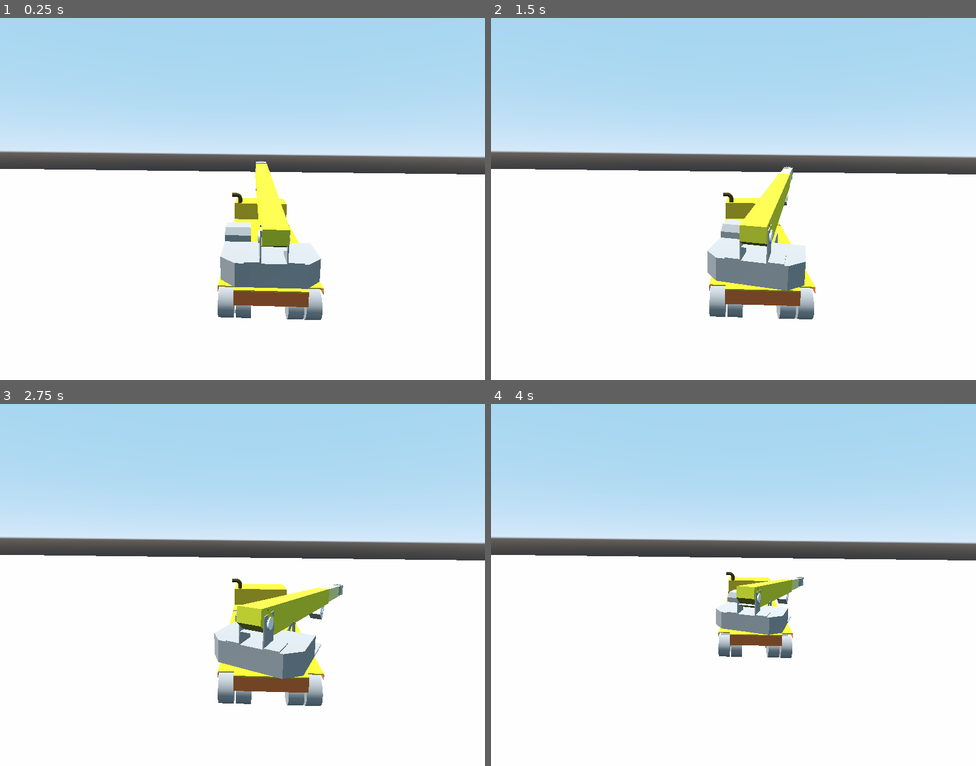
Above: before the commit, frames 1-4 (two rows, left to right).
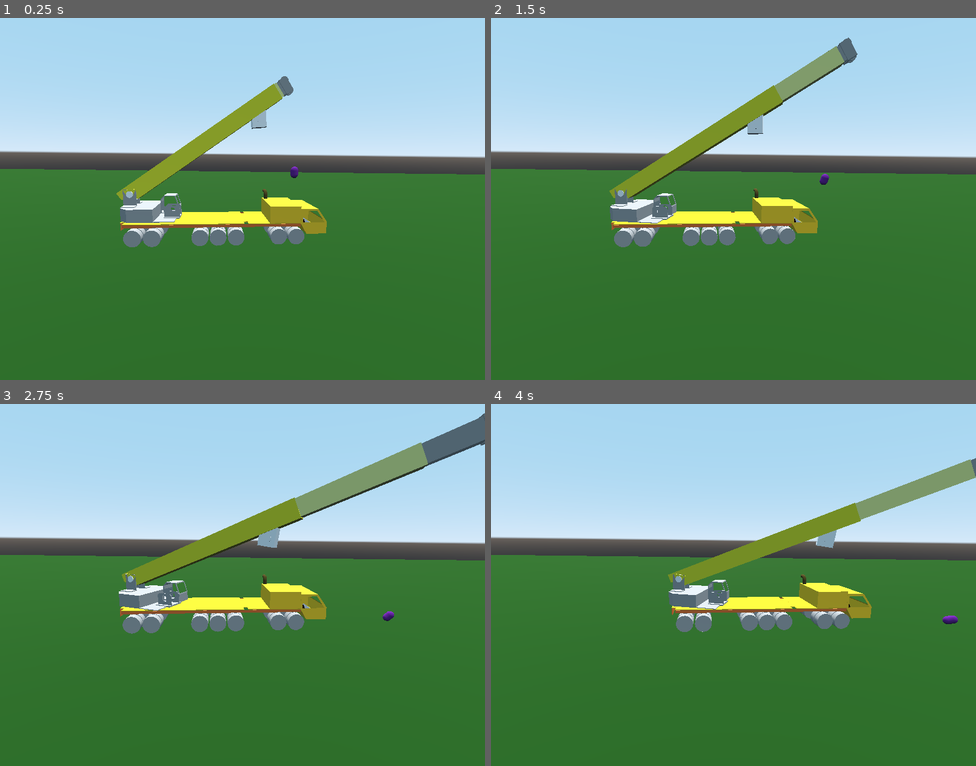
Above: after the commit, the same moments.

Repository: wonbinbk/godot_PEPM
Game: Godot game, scene res://main_scene.tscn
Same seed, same stepped clock (60 frames per second), same inputs: the game is played once before the commit and once after it.
Inputs:
- Up to frame 1 (0.25 s): no input
- Up to frame 2 (1.5 s): hold Right (boom_right) 0.53-1.28 s; hold Page Up (boom_extend) 0.53-1.28 s; hold Down (boom_down) from 1.28 s (still down); tap Page Down (boom_retract) at 1.35 s
- Up to frame 3 (2.75 s): release Down (boom_down) at 2.03 s; hold Right (boom_right) from 2.03 s (still down); hold Page Up (boom_extend) from 2.03 s (still down)
- Up to frame 4 (4 s): release Right (boom_right) at 2.78 s; release Page Up (boom_extend) at 2.78 s; hold W (accelerate) 2.78-3.53 s; tap Page Down (boom_retract) at 2.85 s; hold Left (boom_left) from 3.53 s (still down); hold Page Up (boom_extend) from 3.53 s (still down)

The runs differ from the first frame. In frame 1, 59% of the frame differs, in the area x 0-100%, y 16-100%; in frame 2, 60%; in frame 3, 61%, in the area x 0-100%, y 2-100%; in frame 4, 60%.

Commit message:
still can not figure how the hook could work

Diff:
--- /dev/null
+++ b/PinJoints.tscn
@@ -0,0 +1,240 @@
+[gd_scene load_steps=20 format=2]
+
+[sub_resource type="GDScript" id=1]
+script/source = "extends Spatial
+
+onready var left = $\"PinJointBody3\"
+onready var right = $\"ConeTwistJointBody3\"
+func _ready():
+	pass
+
+func _input(event):
+	if event.is_action_pressed(\"ui_accept\"):
+		var kickDir1=left.get_node(\"KickDirection\")
+
+		left.apply_impulse(kickDir1.global_transform.origin - left.global_transform.origin, \\
+									kickDir1.global_transform.basis.y * 6.0)
+
+		var kickDir2=right.get_node(\"KickDirection\")
+
+		right.apply_impulse(kickDir2.global_transform.origin-right.global_transform.origin, \\
+									kickDir2.global_transform.basis.y * 6.0)
+"
+
+[sub_resource type="SpatialMaterial" id=2]
+albedo_color = Color( 0.0431373, 0.580392, 0.0117647, 1 )
+
+[sub_resource type="CubeMesh" id=3]
+material = SubResource( 2 )
+size = Vector3( 4, 0.5, 0.5 )
+
+[sub_resource type="BoxShape" id=4]
+extents = Vector3( 2, 0.25, 0.25 )
+
+[sub_resource type="SpatialMaterial" id=5]
+albedo_color = Color( 0.0117647, 0.580392, 0.568627, 1 )
+
+[sub_resource type="CubeMesh" id=6]
+material = SubResource( 5 )
+size = Vector3( 0.5, 0.5, 0.5 )
+
+[sub_resource type="BoxShape" id=7]
+extents = Vector3( 0.25, 0.25, 0.25 )
+
+[sub_resource type="SpatialMaterial" id=8]
+albedo_color = Color( 0.447059, 0, 0.384314, 1 )
+
+[sub_resource type="CubeMesh" id=9]
+material = SubResource( 8 )
+size = Vector3( 0.4, 0.1, 0.1 )
+
+[sub_resource type="SpatialMaterial" id=10]
+albedo_color = Color( 1, 0, 0, 1 )
+
+[sub_resource type="PrismMesh" id=11]
+material = SubResource( 10 )
+size = Vector3( 0.2, 0.2, 0.2 )
+
+[sub_resource type="SpatialMaterial" id=12]
+albedo_color = Color( 0.619608, 0.568627, 0, 1 )
+
+[sub_resource type="CubeMesh" id=13]
+material = SubResource( 12 )
+size = Vector3( 0.5, 0.5, 0.5 )
+
+[sub_resource type="BoxShape" id=14]
+extents = Vector3( 0.25, 0.25, 0.25 )
+
+[sub_resource type="CylinderMesh" id=15]
+top_radius = 0.001
+bottom_radius = 0.1
+height = 0.3
+
+[sub_resource type="SpatialMaterial" id=16]
+albedo_color = Color( 0.298039, 0, 0.592157, 1 )
+
+[sub_resource type="SpatialMaterial" id=17]
+albedo_color = Color( 0, 0.286275, 0.396078, 1 )
+
+[sub_resource type="PlaneMesh" id=18]
+material = SubResource( 17 )
+size = Vector2( 20, 20 )
+
+[sub_resource type="BoxShape" id=19]
+extents = Vector3( 10, 1, 10 )
+
+[node name="PinJoints" type="Spatial"]
+transform = Transform( 1, 0, 0, 0, 1, 0, 0, 0, 1, 20, 0, 0 )
+script = SubResource( 1 )
+
+[node name="XAxis-Bar-Mount" type="StaticBody" parent="."]
+transform = Transform( 1, 0, 0, 0, 1, 0, 0, 0, 1, 0, 5, 0 )
+
+[node name="MeshInstance" type="MeshInstance" parent="XAxis-Bar-Mount"]
+mesh = SubResource( 3 )
+material/0 = null
+
+[node name="CollisionShape" type="CollisionShape" parent="XAxis-Bar-Mount"]
+shape = SubResource( 4 )
+
+[node name="PinJointBody" type="RigidBody" parent="."]
+transform = Transform( 1, 0, 0, 0, 1, 0, 0, 0, 1, 2.75, 5, 0 )
+
+[node name="MeshInstance" type="MeshInstance" parent="PinJointBody"]
+mesh = SubResource( 6 )
+material/0 = null
+
+[node name="CollisionShape" type="CollisionShape" parent="PinJointBody"]
+shape = SubResource( 7 )
+
+[node name="PinJoint" type="PinJoint" parent="PinJointBody"]
+transform = Transform( 1, 0, 0, 0, 1, 0, 0, 0, 1, -0.5, 0, 0 )
+nodes/node_a = NodePath("..")
+nodes/node_b = NodePath("../../XAxis-Bar-Mount")
+collision/exclude_nodes = false
+
+[node name="PinJointBody2" type="RigidBody" parent="."]
+transform = Transform( 1, 0, 0, 0, 1, 0, 0, 0, 1, 3.75, 5, 0 )
+
+[node name="MeshInstance" type="MeshInstance" parent="PinJointBody2"]
+mesh = SubResource( 6 )
+material/0 = null
+
+[node name="CollisionShape" type="CollisionShape" parent="PinJointBody2"]
+shape = SubResource( 7 )
+
+[node name="PinJoint" type="PinJoint" parent="PinJointBody2"]
+transform = Transform( 1, 0, 0, 0, 1, 0, 0, 0, 1, -0.5, 0, 0 )
+nodes/node_a = NodePath("..")
+nodes/node_b = NodePath("../../PinJointBody")
+collision/exclude_nodes = false
+
+[node name="MeshInstance" type="MeshInstance" parent="PinJointBody2/PinJoint"]
+mesh = SubResource( 9 )
+material/0 = null
+
+[node name="PinJointBody3" type="RigidBody" parent="."]
+transform = Transform( 1, 0, 0, 0, 1, 0, 0, 0, 1, 4.75, 5, 0 )
+
+[node name="MeshInstance" type="MeshInstance" parent="PinJointBody3"]
+mesh = SubResource( 6 )
+material/0 = null
+
+[node name="CollisionShape" type="CollisionShape" parent="PinJointBody3"]
+shape = SubResource( 7 )
+
+[node name="PinJoint" type="PinJoint" parent="PinJointBody3"]
+transform = Transform( 1, 0, 0, 0, 1, 0, 0, 0, 1, -0.5, 0, 0 )
+nodes/node_a = NodePath("..")
+nodes/node_b = NodePath("../../PinJointBody2")
+collision/exclude_nodes = false
+
+[node name="MeshInstance" type="MeshInstance" parent="PinJointBody3/PinJoint"]
+mesh = SubResource( 9 )
+material/0 = null
+
+[node name="KickDirection" type="MeshInstance" parent="PinJointBody3"]
+transform = Transform( 1, 0, 0, 0, 0.707107, -0.707107, 0, 0.707107, 0.707107, 0, -0.4, -0.4 )
+mesh = SubResource( 11 )
+material/0 = null
+
+[node name="ConeTwistJointBody" type="RigidBody" parent="."]
+transform = Transform( 1, 0, 0, 0, 1, 0, 0, 0, 1, -2.75, 5, 0 )
+
+[node name="MeshInstance" type="MeshInstance" parent="ConeTwistJointBody"]
+mesh = SubResource( 13 )
+material/0 = null
+
+[node name="CollisionShape" type="CollisionShape" parent="ConeTwistJointBody"]
+shape = SubResource( 14 )
+
+[node name="PinJoint" type="ConeTwistJoint" parent="ConeTwistJointBody"]
+transform = Transform( 1, 0, 0, 0, 1, 0, 0, 0, 1, 0.5, 0, 0 )
+nodes/node_a = NodePath("..")
+nodes/node_b = NodePath("../../XAxis-Bar-Mount")
+twist_span = 20.0
+
+[node name="MeshInstance" type="MeshInstance" parent="ConeTwistJointBody/PinJoint"]
+transform = Transform( -4.37114e-08, 1, 0, -1, -4.37114e-08, 0, 0, 0, 1, 0, 0, 0 )
+mesh = SubResource( 15 )
+material/0 = SubResource( 16 )
+
+[node name="ConeTwistJointBody2" type="RigidBody" parent="."]
+transform = Transform( 1, 0, 0, 0, 1, 0, 0, 0, 1, -3.75, 5, 0 )
+
+[node name="MeshInstance" type="MeshInstance" parent="ConeTwistJointBody2"]
+mesh = SubResource( 13 )
+material/0 = null
+
+[node name="CollisionShape" type="CollisionShape" parent="ConeTwistJointBody2"]
+shape = SubResource( 14 )
+
+[node name="PinJoint" type="ConeTwistJoint" parent="ConeTwistJointBody2"]
+transform = Transform( 1, 0, 0, 0, 1, 0, 0, 0, 1, 0.5, 0, 0 )
+nodes/node_a = NodePath("..")
+nodes/node_b = NodePath("../../ConeTwistJointBody")
+twist_span = 20.0
+
+[node name="MeshInstance" type="MeshInstance" parent="ConeTwistJointBody2/PinJoint"]
+transform = Transform( -4.37114e-08, 1, 0, -1, -4.37114e-08, 0, 0, 0, 1, 0, 0, 0 )
+mesh = SubResource( 15 )
+material/0 = SubResource( 16 )
+
+[node name="ConeTwistJointBody3" type="RigidBody" parent="."]
+transform = Transform( 1, 0, 0, 0, 1, 0, 0, 0, 1, -4.75, 5, 0 )
+
+[node name="MeshInstance" type="MeshInstance" parent="ConeTwistJointBody3"]
+mesh = SubResource( 13 )
+material/0 = null
+
+[node name="CollisionShape" type="CollisionShape" parent="ConeTwistJointBody3"]
+shape = SubResource( 14 )
+
+[node name="KickDirection" type="MeshInstance" parent="ConeTwistJointBody3"]
+transform = Transform( 1, 0, 0, 0, 0.707107, -0.707107, 0, 0.707107, 0.707107, 0, -0.4, -0.4 )
+mesh = SubResource( 11 )
+material/0 = null
+
+[node name="PinJoint" type="ConeTwistJoint" parent="ConeTwistJointBody3"]
+transform = Transform( 1, 0, 0, 0, 1, 0, 0, 0, 1, 0.5, 0, 0 )
+nodes/node_a = NodePath("..")
+nodes/node_b = NodePath("../../ConeTwistJointBody2")
+twist_span = 20.0
+
+[node name="MeshInstance" type="MeshInstance" parent="ConeTwistJointBody3/PinJoint"]
+transform = Transform( -4.37114e-08, 1, 0, -1, -4.37114e-08, 0, 0, 0, 1, 0, 0, 0 )
+mesh = SubResource( 15 )
+material/0 = SubResource( 16 )
+
+[node name="Floor" type="StaticBody" parent="."]
+
+[node name="FloorMesh" type="MeshInstance" parent="Floor"]
+mesh = SubResource( 18 )
+material/0 = null
+
+[node name="CollisionShape" type="CollisionShape" parent="Floor"]
+transform = Transform( 1, 0, 0, 0, 1, 0, 0, 0, 1, 0, -1, 0 )
+shape = SubResource( 19 )
+
+[node name="Camera" type="Camera" parent="."]
+transform = Transform( -1, 2.99004e-08, -8.21505e-08, 0, 0.939693, 0.34202, 8.74228e-08, 0.34202, -0.939693, 0, 7.03384, -6.12945 )
--- a/crane/crane.tscn
+++ b/crane/crane.tscn
@@ -89,6 +89,21 @@
 
 [sub_resource type="BoxShape" id=27]
 extents = Vector3( 5.90017, 0.503115, 0.477041 )
+
+[sub_resource type="CapsuleMesh" id=28]
+radius = 0.3
+mid_height = 0.3
+
+[sub_resource type="GradientTexture" id=29]
+
+[sub_resource type="SpatialMaterial" id=30]
+albedo_color = Color( 0.407843, 0.0901961, 0.564706, 1 )
+metallic = 0.28
+metallic_texture = SubResource( 29 )
+
+[sub_resource type="CapsuleShape" id=31]
+radius = 0.3
+height = 0.3
 
 [node name="Spatial" type="Spatial"]
 
@@ -367,7 +382,7 @@
 shape = SubResource( 19 )
 
 [node name="boom_joint" type="Spatial" parent="base_VehicleBody/cabin_rigidbody"]
-transform = Transform( 0.922861, -0.385133, 0, 0.385133, 0.922861, 0, 0, 0, 1, 1.45219, 2.1189, 0 )
+transform = Transform( 0.996081, 0.0884423, 0, -0.0884423, 0.996081, 0, 0, 0, 1, 1.45219, 2.1189, 0 )
 
 [node name="boom01" type="RigidBody" parent="base_VehicleBody/cabin_rigidbody/boom_joint"]
 transform = Transform( 1, 0, 0, 0, 1, 0, 0, 0, 1, -10.3676, -3.46145, -0.0926671 )
@@ -420,3 +435,21 @@
 
 [node name="DirectionalLight" type="DirectionalLight" parent="."]
 transform = Transform( 0.984604, 0.00990078, -0.174518, 0.174799, -0.0557684, 0.983024, 8.9407e-08, -0.998395, -0.0566404, 7.58089, 13.7859, 6.88382e-07 )
+
+[node name="hook" type="RigidBody" parent="."]
+transform = Transform( 1, 0, 0, 0, -1.62921e-07, 1, 0, -1, -1.62921e-07, -1.99748, 4.97059, -0.281949 )
+
+[node name="MeshInstance" type="MeshInstance" parent="hook"]
+mesh = SubResource( 28 )
+material/0 = SubResource( 30 )
+
+[node name="CollisionShape" type="CollisionShape" parent="hook"]
+shape = SubResource( 31 )
+
+[node name="PinJoint" type="PinJoint" parent="hook"]
+transform = Transform( -0.00919272, 0.00185225, 0.987024, 0.00021831, 0.0583707, -0.0315212, -0.0576717, -7.42881e-05, -0.157448, 0.667059, -0.131215, 4.34749 )
+nodes/node_a = NodePath("..")
+nodes/node_b = NodePath("../../base_VehicleBody/cabin_rigidbody/boom_joint/boom01/boom02/boom03")
+collision/exclude_nodes = false
+params/bias = 0.99
+params/impulse_clamp = 1.0
--- a/main_scene.tscn
+++ b/main_scene.tscn
@@ -1,11 +1,14 @@
-[gd_scene load_steps=4 format=2]
+[gd_scene load_steps=5 format=2]
 
 [ext_resource path="res://crane/crane.tscn" type="PackedScene" id=1]
 
 [sub_resource type="CubeMesh" id=1]
 size = Vector3( 200, 1, 200 )
 
-[sub_resource type="BoxShape" id=2]
+[sub_resource type="SpatialMaterial" id=2]
+albedo_color = Color( 0.0705882, 0.270588, 0.027451, 1 )
+
+[sub_resource type="BoxShape" id=3]
 extents = Vector3( 100, 0.5, 100 )
 
 [node name="Spatial" type="Spatial"]
@@ -15,16 +18,16 @@
 [node name="MeshInstance" type="MeshInstance" parent="StaticBody"]
 transform = Transform( 1, 0, 0, 0, 1, 0, 0, 0, 1, 0, -1, 0 )
 mesh = SubResource( 1 )
-material/0 = null
+material/0 = SubResource( 2 )
 
 [node name="CollisionShape" type="CollisionShape" parent="StaticBody"]
 transform = Transform( 1, 0, 0, 0, 1, 0, 0, 0, 1, 0, -1, 0 )
-shape = SubResource( 2 )
+shape = SubResource( 3 )
 
 [node name="DirectionalLight" type="DirectionalLight" parent="."]
 transform = Transform( 1, 0, 0, 0, 0.659018, 0.752127, 0, -0.752127, 0.659018, 0, 27.1361, 12.7887 )
 
 [node name="Camera" type="Camera" parent="."]
-transform = Transform( -0.0317137, -0.16597, 0.985621, 0.0115917, 0.985989, 0.166405, -0.99943, 0.0167023, -0.0293455, 19.8912, 6.09409, 0.669195 )
+transform = Transform( -0.995524, -0.00423098, 0.0944171, 0.0115917, 0.985989, 0.166405, -0.0937982, 0.166755, -0.981527, 4.02624, 6.09409, -20.3772 )
 
 [node name="Crane" parent="." instance=ExtResource( 1 )]
--- a/project.godot
+++ b/project.godot
@@ -15,7 +15,7 @@
 
 [application]
 
-config/name="Test"
+config/name="PEPM"
 run/main_scene="res://main_scene.tscn"
 config/icon="res://icon.png"
 
Not shown: 1 places in crane/crane.tscn that only renumber resources
Binary file changed: icon.png
